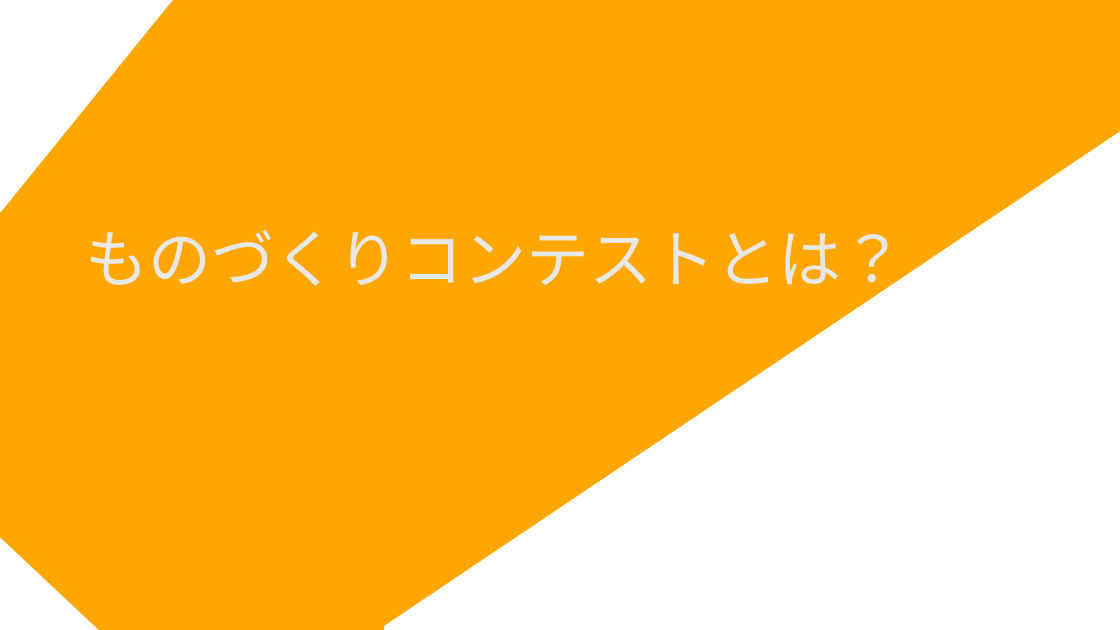
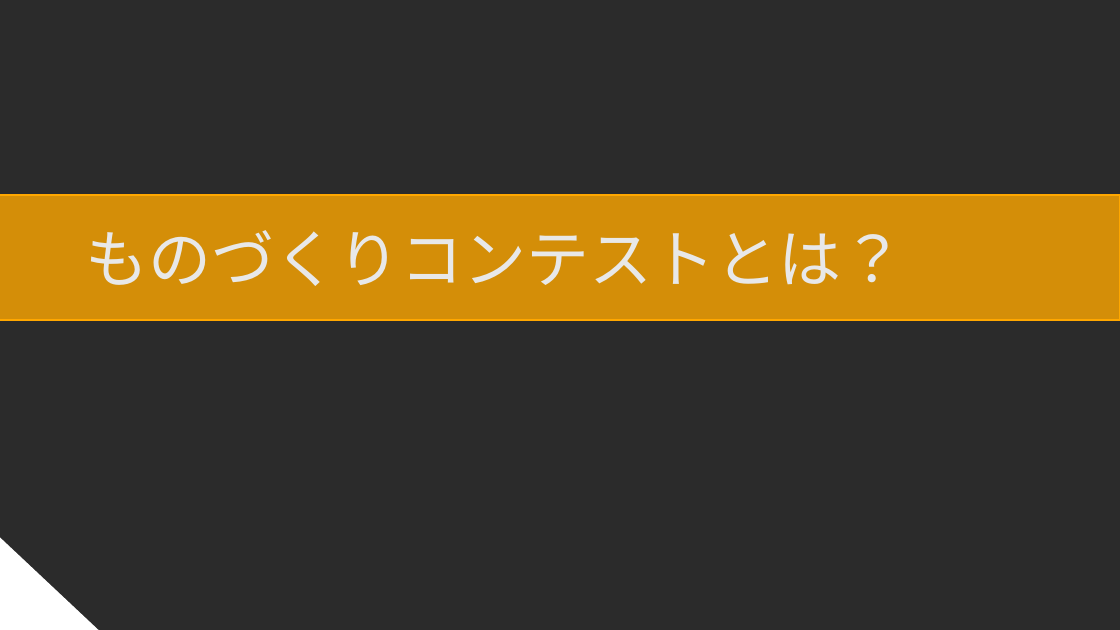
Before and after one commit to batakasu/procon, a slide deck: slide 3 of 添付フォルダ/～ものコン全国を目指して～ 動画用.pptx (slide 1 before the commit). Drawn at 1120x630 pixels with LibreOffice and Linux fonts; fonts in the diff are those of the drawing; background and template pictures are left out; a plain dark background stands for a picture behind light text. Boxes give left, top, right and bottom in pixels: in the first picture for what was removed or moved away, otherwise in the second. Text is boxed around its words. In the diff, an @@ line names an element or a change of style, - is before the commit and + after.

```diff
--- a/添付フォルダ/～ものコン全国を目指して～ 動画用.pptx
+++ b/添付フォルダ/～ものコン全国を目指して～ 動画用.pptx
@@ background #FFFFFF to picture (left out) @@
@@ right triangle removed at (0,0,384,630) @@
@@ right triangle removed at (377,0,1120,629) @@
@@ rectangle added at (0,195,1120,320), fill #FFA700 at 80% opacity, outline #FFA700 1.5 pt @@
```
Also in this commit, not shown: 3 other slides changed, 3 slides added, 1 slide removed, 32 other files.
